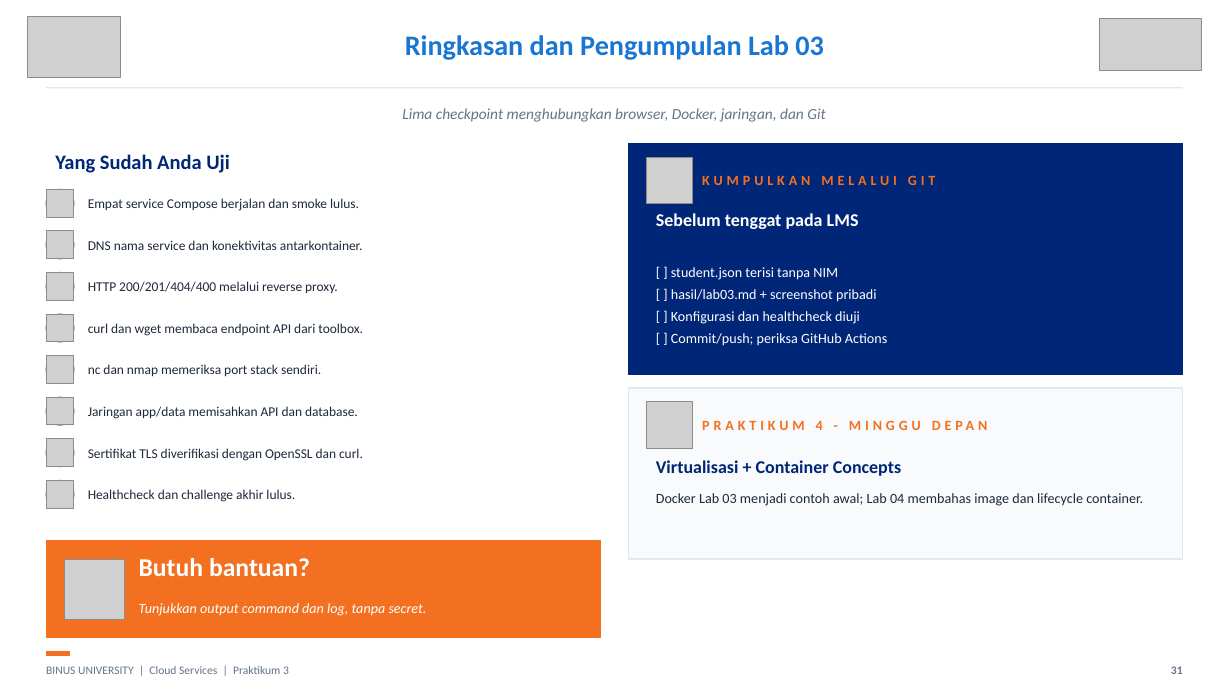
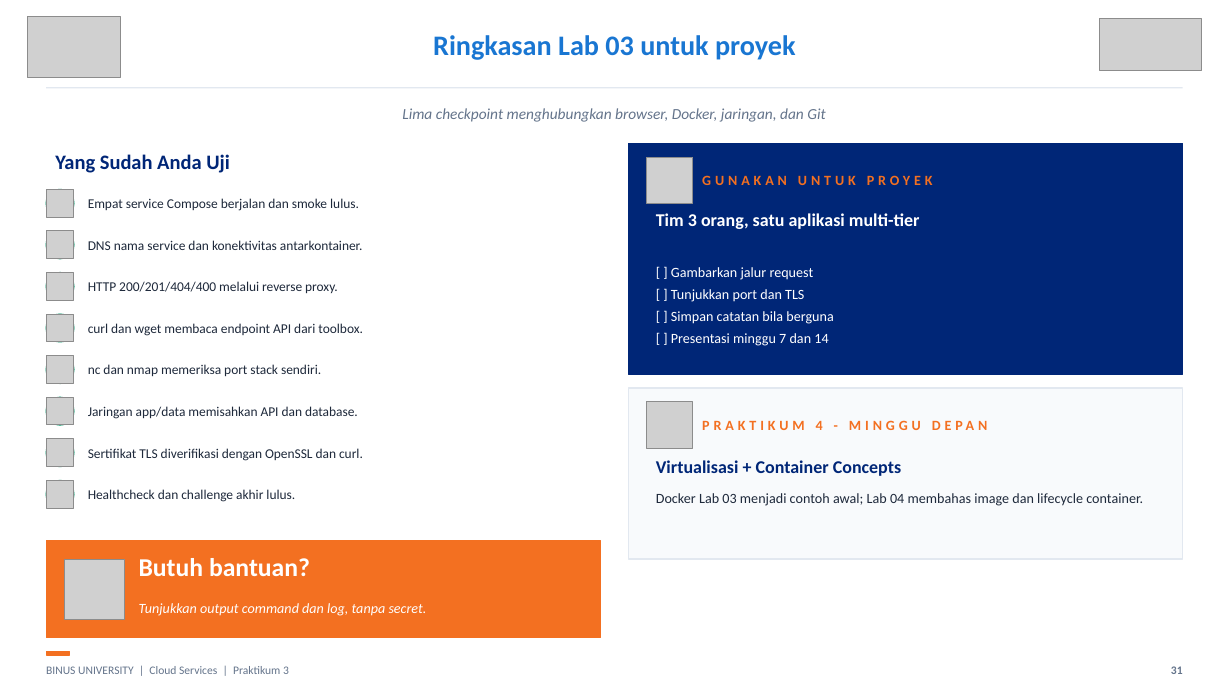
Before and after one commit to SeedFlora/meet3CloudService, a slide deck: slide 31 of slides/LAB03_Networking_Revisi_Bukti_Live.pptx. Drawn at 1232x693 pixels with LibreOffice and Linux fonts; fonts in the diff are those of the drawing; grey boxes stand for pictures. Boxes give left, top, right and bottom in pixels: in the first picture for what was removed or moved away, otherwise in the second. Text is boxed around its words. In the diff, an @@ line names an element or a change of style, - is before the commit and + after.

```diff
--- a/slides/LAB03_Networking_Revisi_Bukti_Live.pptx
+++ b/slides/LAB03_Networking_Revisi_Bukti_Live.pptx
@@ text at (433,35,796,60): text changed @@
-Ringkasan dan Pengumpulan Lab 03
+Ringkasan Lab 03 untuk proyek
@@ text at (702,175,933,185): text changed @@
-KUMPULKAN MELALUI GIT
+GUNAKAN UNTUK PROYEK
@@ text at (656,213,920,229): text changed @@
-Sebelum tenggat pada LMS
+Tim 3 orang, satu aplikasi multi-tier
@@ text at (671,267,833,346): text changed @@
-[ ] student.json terisi tanpa NIM
-[ ] hasil/lab03.md + screenshot pribadi
-[ ] Konfigurasi dan healthcheck diuji
-[ ] Commit/push; periksa GitHub Actions
+[ ] Gambarkan jalur request
+[ ] Tunjukkan port dan TLS
+[ ] Simpan catatan bila berguna
+[ ] Presentasi minggu 7 dan 14
```
Also in this commit, not shown: 3 other slides changed, 9 other files.
